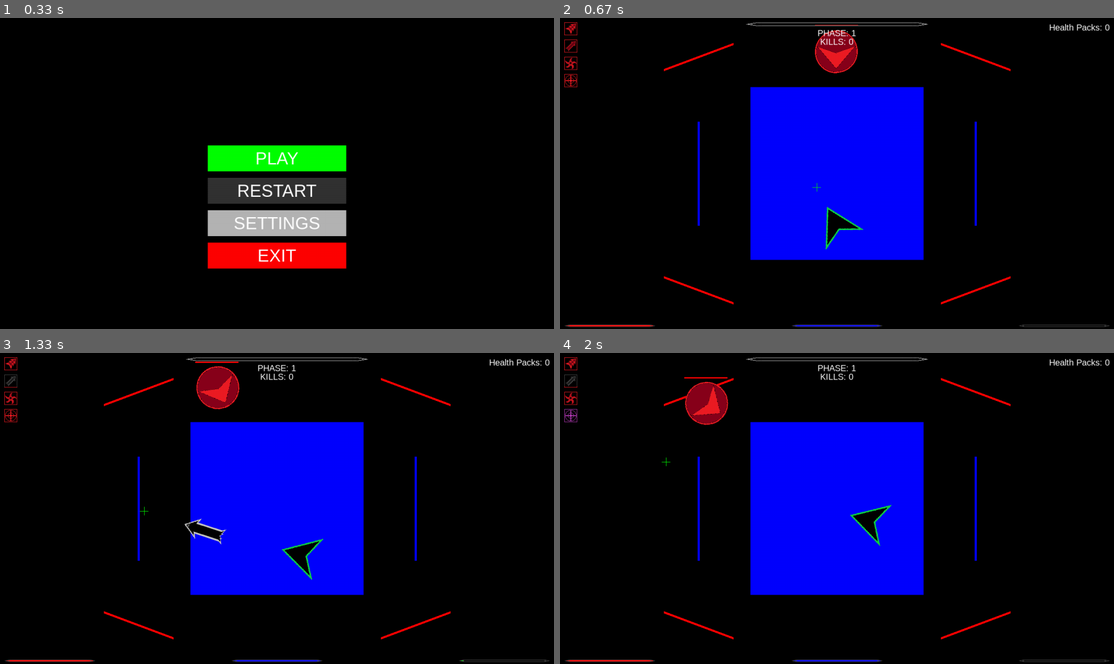
Above: before the commit, frames 1-4 (two rows, left to right).
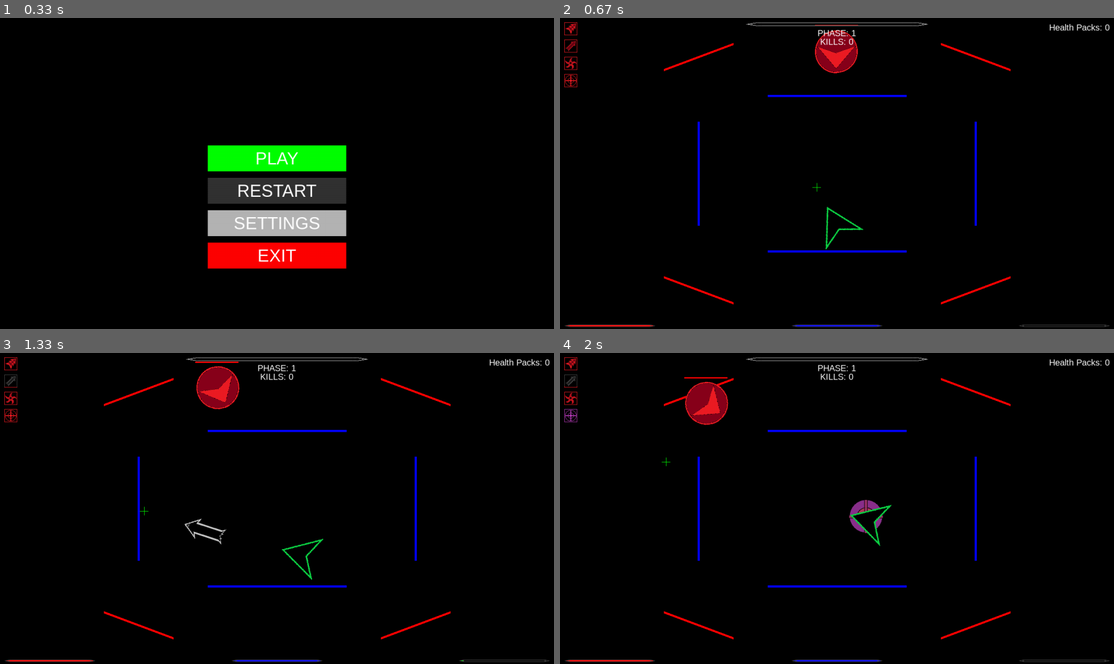
Above: after the commit, the same moments.

Repository: Jacob1Carter/BulletHellPygame
Game: pygame game, started from main.py
Two runs of this game, one before a commit and one after it. Both use one fixed random seed, a clock stepped at 60 frames per second and the inputs below.
Inputs (mouse positions are in pixels of both pictures, inside the frame that each line leads up to):
- Up to frame 1 (0.33 s): no input
- Up to frame 2 (0.67 s): click (814, 185) at 0.38 s
- Up to frame 3 (1.33 s): click "Health Packs: 0" at 0.72 s; hold D from 1 s (still down); move the mouse to (144, 511) at 1.03 s; tap Space at 1.07 s; tap E at 1.15 s
- Up to frame 4 (2 s): tap Space at 1.37, 1.57, 1.9 s; release D at 1.47 s; hold W 1.5-1.8 s; move the mouse to (892, 576) at 1.53 s; hold D from 1.83 s (still down); move the mouse to (665, 461) at 1.87 s; tap F at 1.98 s

Frame 1 is identical in both runs. In frame 2, 17% of the frame differs, in the area x 34-66%, y 22-78%; in frame 3, 17%; in frame 4, 17%.

Commit message:
Removed prototype boss

Diff:
--- a/main.py
+++ b/main.py
@@ -936,7 +936,7 @@
     health_packs = []
     glaives = []
     shockwaves = []
-    bosses = [entities.Boss()]
+    bosses = []
     covers = [
         entities.Cover(
             "shield",
